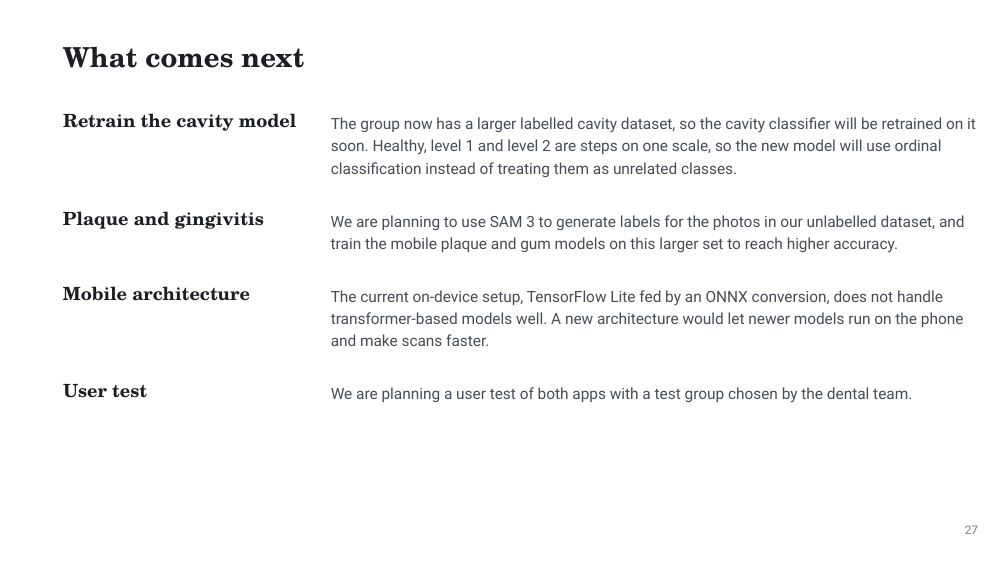
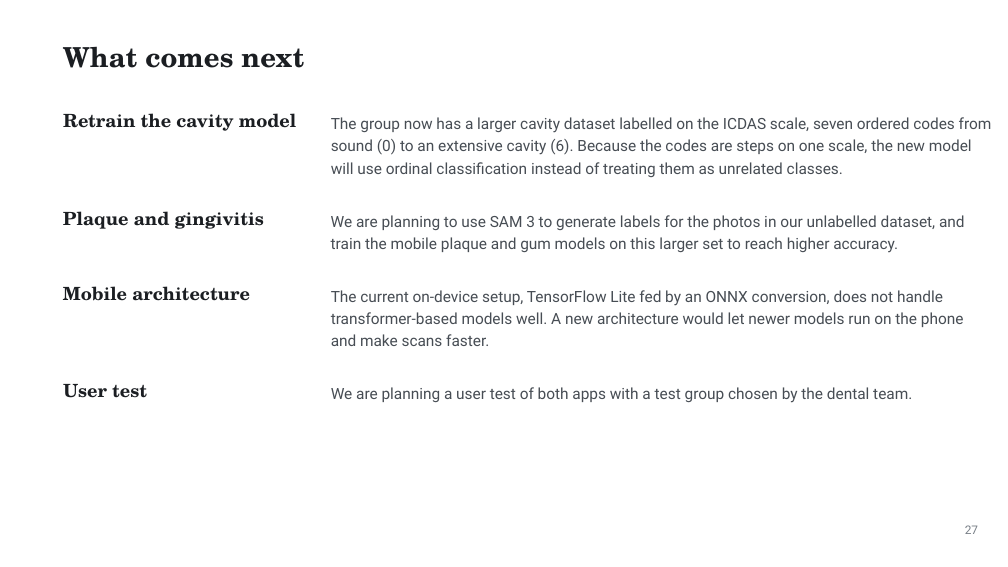
Before and after one commit to ertugrul-senturk/interactive-slides, a slide deck: slide 46 of public/decks/2026-11-smart-teeth.pptx. Drawn at 1008x567 pixels with LibreOffice and Linux fonts; fonts in the diff are those of the drawing; background and template pictures are left out. Boxes give left, top, right and bottom in pixels: in the first picture for what was removed or moved away, otherwise in the second. Text is boxed around its words. In the diff, an @@ line names an element or a change of style, - is before the commit and + after.

```diff
--- a/public/decks/2026-11-smart-teeth.pptx
+++ b/public/decks/2026-11-smart-teeth.pptx
@@ text at (331, 117, 992, 177): text changed @@
-The group now has a larger labelled cavity dataset, so the cavity classifier will be retrained on it
-soon. Healthy, level 1 and level 2 are steps on one scale, so the new model will use ordinal
-classification instead of treating them as unrelated classes.
+The group now has a larger cavity dataset labelled on the ICDAS scale, seven ordered codes from
+sound (0) to an extensive cavity (6). Because the codes are steps on one scale, the new model
+will use ordinal classification instead of treating them as unrelated classes.
```
Also in this commit, not shown: 3 other files.
